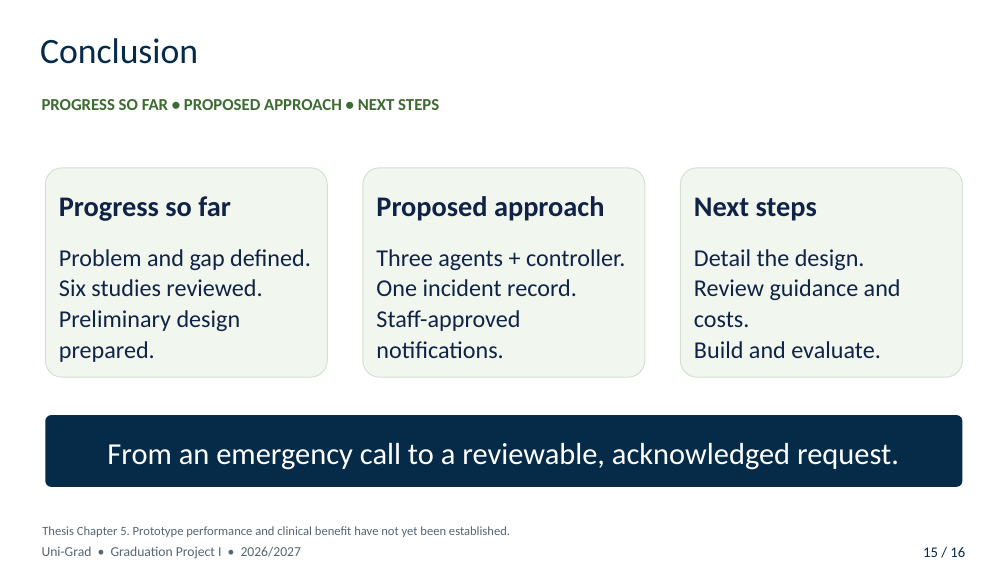
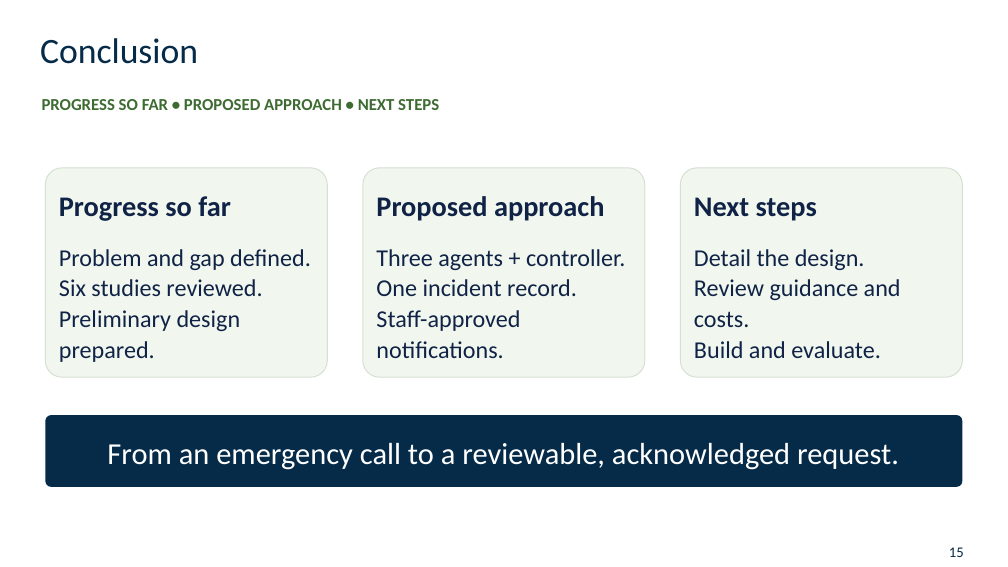
Before and after one commit to 3bdoo04/Uni-Grad, a slide deck: slide 15 of Review/Presentation/Uni-Grad - Midterm Presentation.pptx. Drawn at 1008x567 pixels with LibreOffice and Linux fonts; fonts in the diff are those of the drawing; background and template pictures are left out. Boxes give left, top, right and bottom in pixels: in the first picture for what was removed or moved away, otherwise in the second. Text is boxed around its words. In the diff, an @@ line names an element or a change of style, - is before the commit and + after.

```diff
--- a/Review/Presentation/Uni-Grad - Midterm Presentation.pptx
+++ b/Review/Presentation/Uni-Grad - Midterm Presentation.pptx
@@ text removed at (42,526,510,537) @@
-Thesis Chapter 5. Prototype performance and clinical benefit have not yet been established.
@@ text removed at (42,546,302,559) @@
-Uni-Grad • Graduation Project I • 2026/2027
@@ text at (949,547,964,557): text changed @@
-15 / 16
+15
```
Also in this commit, not shown: 10 other slides changed, 5 slides added, 9 slides removed, 16 other files.
